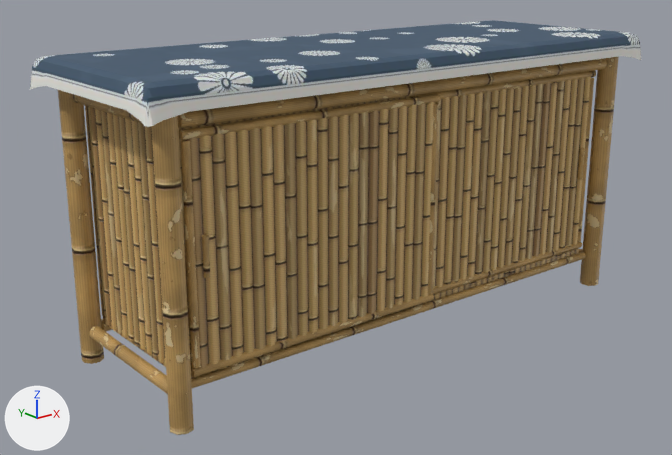
Two versions of the glTF model public/models/servecounter.glb, one commit apart.
The view is the same before and after, from a 50 mm lens placed at (-1.031, -1.202, 0.666), pointed at (-0.056, 0.017, 0.179). Arrows for +X, +Y and +Z are at lower left; the lights stay in place. The older version comes first. Where no turn or scale is listed for an object, it has been applied to the vertices. Vertices at exactly the same position are counted once.

The first picture shows 'ServeCounter', 'ServeDoor0', 'ServeDoor1'.
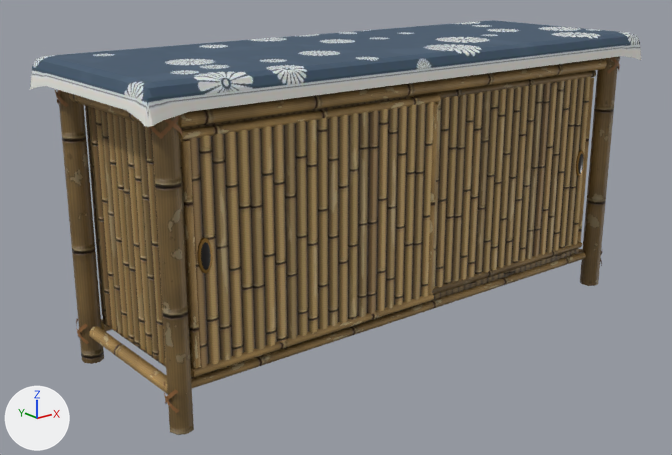
Patch to the scene script:
```diff
--- a/public/models/servecounter.glb.py
+++ b/public/models/servecounter.glb.py
@@ mat_servesplit @@
 n1 = _N.new('ShaderNodeOutputMaterial'); n1.name = 'Material Output'
+n5 = _N.new('ShaderNodeMix'); n5.name = 'Mix'
+n5.data_type = 'RGBA'
+n5.blend_type = 'MULTIPLY'
+n5.inputs[0].default_value = 1.0  # 'Factor'
+n6 = _N.new('ShaderNodeVertexColor'); n6.name = 'Color Attribute'
 n2 = _N.new('ShaderNodeTexImage'); n2.name = 'Image Texture'
@@ mat_servesplit @@
 n0 = _N.new('ShaderNodeBsdfPrincipled'); n0.name = 'Principled BSDF'
 _L.new(n0.outputs[0], n1.inputs[0])  # 'BSDF' to 'Surface'
-_L.new(n2.outputs[0], n0.inputs[0])  # 'Color' to 'Base Color'
 _L.new(n3.outputs[0], n0.inputs[5])  # 'Normal' to 'Normal'
 _L.new(n4.outputs[0], n3.inputs[1])  # 'Color' to 'Color'
+_L.new(n5.outputs[2], n0.inputs[0])  # 'Result' to 'Base Color'
+_L.new(n6.outputs[0], n5.inputs[7])  # 'Color' to 'B'
+_L.new(n2.outputs[0], n5.inputs[6])  # 'Color' to 'A'
@@ mat_serveculm @@
 n1 = _N.new('ShaderNodeOutputMaterial'); n1.name = 'Material Output'
+n5 = _N.new('ShaderNodeMix'); n5.name = 'Mix'
+n5.data_type = 'RGBA'
+n5.blend_type = 'MULTIPLY'
+n5.inputs[0].default_value = 1.0  # 'Factor'
+n6 = _N.new('ShaderNodeVertexColor'); n6.name = 'Color Attribute'
 n2 = _N.new('ShaderNodeTexImage'); n2.name = 'Image Texture'
@@ mat_serveculm @@
 n0 = _N.new('ShaderNodeBsdfPrincipled'); n0.name = 'Principled BSDF'
 _L.new(n0.outputs[0], n1.inputs[0])  # 'BSDF' to 'Surface'
-_L.new(n2.outputs[0], n0.inputs[0])  # 'Color' to 'Base Color'
 _L.new(n3.outputs[0], n0.inputs[5])  # 'Normal' to 'Normal'
 _L.new(n4.outputs[0], n3.inputs[1])  # 'Color' to 'Color'
+_L.new(n5.outputs[2], n0.inputs[0])  # 'Result' to 'Base Color'
+_L.new(n6.outputs[0], n5.inputs[7])  # 'Color' to 'B'
+_L.new(n2.outputs[0], n5.inputs[6])  # 'Color' to 'A'
@@ mat_servecloth @@
 n1 = _N.new('ShaderNodeOutputMaterial'); n1.name = 'Material Output'
+n3 = _N.new('ShaderNodeMix'); n3.name = 'Mix'
+n3.data_type = 'RGBA'
+n3.blend_type = 'MULTIPLY'
+n3.inputs[0].default_value = 1.0  # 'Factor'
+n4 = _N.new('ShaderNodeVertexColor'); n4.name = 'Color Attribute'
 n2 = _N.new('ShaderNodeTexImage'); n2.name = 'Image Texture'
@@ mat_servecloth @@
 n0 = _N.new('ShaderNodeBsdfPrincipled'); n0.name = 'Principled BSDF'
 _L.new(n0.outputs[0], n1.inputs[0])  # 'BSDF' to 'Surface'
-_L.new(n2.outputs[0], n0.inputs[0])  # 'Color' to 'Base Color'
+_L.new(n3.outputs[2], n0.inputs[0])  # 'Result' to 'Base Color'
+_L.new(n4.outputs[0], n3.inputs[7])  # 'Color' to 'B'
+_L.new(n2.outputs[0], n3.inputs[6])  # 'Color' to 'A'
@@ mat_servepullrim @@
+mat_servepullrim = bpy.data.materials.new('ServePullRim')
+# nodes: BsdfPrincipled, Mix, OutputMaterial, VertexColor
+# colours: brown #9a7432, mixed with the vertex colours
@@ mat_servepullin @@
+mat_servepullin = bpy.data.materials.new('ServePullIn')
+# nodes: BsdfPrincipled, Mix, OutputMaterial, VertexColor
+# colours: black #17100c, mixed with the vertex colours
@@ mat_serverattan @@
+mat_serverattan = bpy.data.materials.new('ServeRattan')
+# nodes: BsdfPrincipled, Mix, OutputMaterial, VertexColor
+# colours: brown #9a6a3c, mixed with the vertex colours
@@ me_servetop @@
-me_servetop.from_pydata(...)  # 796 vertices, 1150 faces; spans x -0.512..0.512, y -0.188..0.188, z 0.0..0.495
+me_servetop.from_pydata(...)  # 1076 vertices, 1390 faces; spans x -0.512..0.512, y -0.188..0.188, z 0.0..0.495
+# me_servetop part 1: 84 vertices added at x -0.488..-0.448, y -0.168..0.164, z 0.422..0.458
+# me_servetop part 2: 84 vertices added at x 0.448..0.488, y -0.168..0.164, z 0.422..0.458
+# me_servetop part 3: 56 vertices added at x -0.488..-0.477, y -0.164..0.164, z 0.036..0.072
+# other edits to the shape of me_servetop do not show in these pictures
 me_servetop.materials.append(mat_servesplit)
@@ me_servetop @@
 me_servetop.materials.append(mat_servecloth)
+me_servetop.materials.append(mat_serverattan)
@@ me_servedoor0top @@
-me_servedoor0top.from_pydata(...)  # 208 vertices, 250 faces; spans x -0.233..0.233, y -0.013..0.007, z -0.176..0.176
+me_servedoor0top.from_pydata(...)  # 300 vertices, 430 faces; spans x -0.233..0.233, y -0.008..0.007, z -0.176..0.176
+# me_servedoor0top part 4: a new loose piece of 56 vertices spanning x -0.218..-0.196, y -0.007..-0.002, z -0.026..0.026, in mat_servepullrim
+# me_servedoor0top part 5: a new loose piece of 48 vertices spanning x -0.215..-0.199, y -0.008..-0.006, z -0.02..0.021, in mat_servepullin
+# me_servedoor0top part 6
+# 12 vertices are removed from x -0.212..-0.202, y -0.013..-0.003, z -0.03..0.03
+# 20 faces are deleted
 me_servedoor0top.materials.append(mat_serveculm)
 me_servedoor0top.materials.append(mat_servesplit)
+me_servedoor0top.materials.append(mat_servepullrim)
+me_servedoor0top.materials.append(mat_servepullin)
@@ me_servedoor1top @@
-me_servedoor1top.from_pydata(...)  # 208 vertices, 250 faces; spans x -0.233..0.233, y -0.013..0.007, z -0.176..0.176
+me_servedoor1top.from_pydata(...)  # 300 vertices, 430 faces; spans x -0.233..0.233, y -0.008..0.007, z -0.176..0.176
+# me_servedoor1top part 7: a new loose piece of 56 vertices spanning x 0.196..0.218, y -0.007..-0.002, z -0.026..0.026, in mat_servepullrim
+# me_servedoor1top part 8: a new loose piece of 48 vertices spanning x 0.199..0.215, y -0.008..-0.006, z -0.02..0.021, in mat_servepullin
+# me_servedoor1top part 9
+# 12 vertices are removed from x 0.202..0.212, y -0.013..-0.003, z -0.03..0.03
+# 20 faces are deleted
 me_servedoor1top.materials.append(mat_serveculm)
 me_servedoor1top.materials.append(mat_servesplit)
+me_servedoor1top.materials.append(mat_servepullrim)
+me_servedoor1top.materials.append(mat_servepullin)
```

Where the change shows, as pixel boxes (x1, y1, x2, y2) in the pictures (672 x 455 px):
'ServeCounter', recoloured, reshaped (darker): (30, 20, 642, 435) in both
'ServeDoor0', recoloured, reshaped: (179, 94, 441, 377) in both
'ServeDoor1', recoloured, reshaped: (409, 70, 596, 294) in both
part 1 of me_servetop, added: after (55, 90, 182, 139)
part 2 of me_servetop, added: after (607, 56, 620, 74)
part 3 of me_servetop, added: after (76, 319, 179, 413)
part 4 of me_servedoor0top, added: after (197, 237, 213, 274)
part 5 of me_servedoor0top, added: after (201, 242, 211, 270)
part 6 of me_servedoor0top, deleted: before (202, 234, 210, 278)
part 7 of me_servedoor1top, added: after (576, 150, 584, 177)
part 8 of me_servedoor1top, added: after (578, 154, 584, 174)
part 9 of me_servedoor1top, deleted: before (578, 148, 585, 180)
